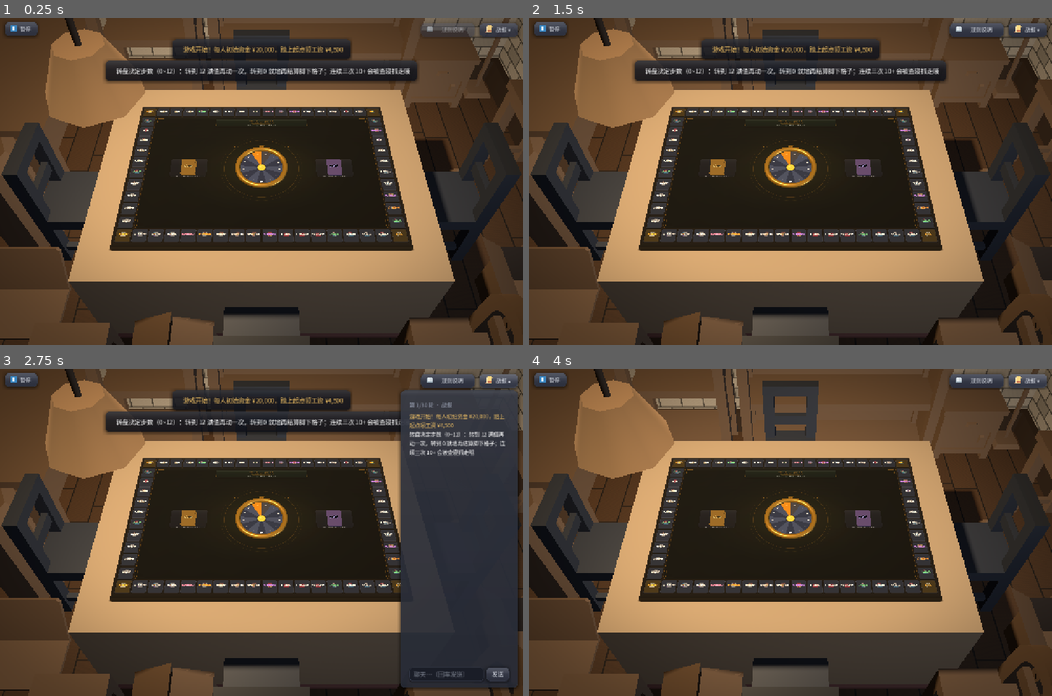
Above: before the commit, frames 1-4 (two rows, left to right).
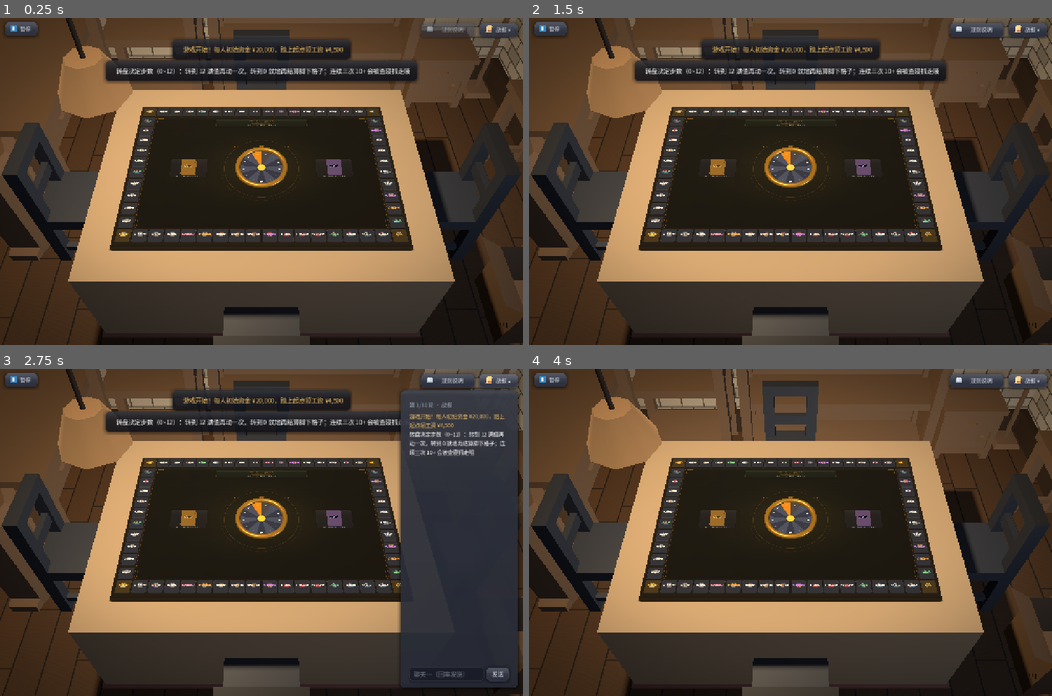
Above: after the commit, the same moments.

Repository: Lousync/dorm-monopoly
Game: Godot game, scene res://scenes/game.tscn
Same seed, same stepped clock (60 frames per second), same inputs: the game is played once before the commit and once after it. This scene is started directly instead of the project's main scene.
Inputs (mouse positions are in pixels of both pictures, inside the frame that each line leads up to):
- Up to frame 1 (0.25 s): no input
- Up to frame 2 (1.5 s): click "暂停" at 0.5 s; click "▶ 继续游戏" at 1.25 s
- Up to frame 3 (2.75 s): click "战报 ▾" at 2 s
- Up to frame 4 (4 s): click (973, 673) at 2.77 s; type "12" at 2.85 s; click "战报 ▴" at 3.5 s

The runs differ from the first frame. In frame 1, 7.3% of the frame differs, in the area x 0-100%, y 0-100%; in frame 2, 7.3%; in frame 3, 6.2%; in frame 4, 7.5%.
Error in both runs: Out of bounds get index '0' (on base: 'Array') (res://scripts/game.gd:2038)

Commit message:
3D 房间三期减负：家具 17 → 10 件（用户「桌子旁的 3D 物品太多了」）
用户 2026-10-06 第二条：「桌子旁的 3D 物品太多了，看起来有点挤，去掉一些物品」。
按协调者的读法减：**挤的是"桌子四周那一圈"**（左右两条侧带 + 近半侧），远墙那一排
（两座书柜 + 矮柜）是背景、一件没动；减的是**贴着桌子 / 椅子又互相挨着**的那几件。

**删 7 件**（都出图看过，默认档 + 拉远端两张）：
  ① chairRounded / ② chairModernCushion —— 桌右 / 桌左那两把**备用椅**，紧贴原本两把椅子，
     读成"两把椅子背靠背"，全场最挤的两处；
  ③ laptop / ④ lampRoundTable / ⑤ lampSquareTable —— 西带中段三件小件摊在地上（两台灯本来
     是桌面件），读作"一地杂物"；删完西带 z ∈ [1.0, 4.5] 整段空出来，桌左让出通道；
  ⑥ plantSmall1（**东侧那盆**）—— 挤在桌右椅子与边柜之间（离椅子 0.52）；
  ⑦ cardboardBoxClosed —— 近左角，离近侧那把椅子只有 0.27。

**留着的三件（点了名、判为不该删）**：cardboardBoxOpen（近东侧，近半侧删完只剩它一件，
删了就成一片空地板）/ books（在大书柜正前方，离游戏桌远边 1.6、不挨椅子，不在"那一圈"里）/
trashcan（塞在椅子与西墙之间，不在通道上）。

**删完剩 10 件**：远墙 bookcaseOpen / bookcaseClosedWide / cabinetBedDrawer；西墙 desk；
西带 trashcan / plantSmall1；东带 sideTable / lampRoundFloor / cardboardBoxOpen；中段 books。
两侧各 3 件，远墙 3 件 —— 仍读得出"有人住"。

**layout_test**：「>= 12 件」跟着下调到「>= 9」（= 实际件数 − 1），并在注释里写明
**它拦的是"摆位表被清空"，不是"删到 N 件"**；另把那条消息里写死的「17 件」改成不写死。

**本提交还捎带了工作区里协调者那两处未提交的吊灯改动**（`PENDANT_*` 整圈 ×0.75、
`set_view_t` + `_pendant_root` / `_pendant_t` 的 2D 端隐藏）—— 它们与本次改的是同一个文件，
一并入库，免得留一个半截的 room.gd。本轮我**没有**回退它们，也没碰 FURNITURE 表以外的逻辑。

load_all / layout_test 双双 PASS（443 ok），无 SCRIPT ERROR。

Diff:
--- a/scripts/room.gd
+++ b/scripts/room.gd
@@ -423,6 +423,32 @@
 ##   书架 `4.0 × 8.8 × 2.5` / 书桌 `7.34 × 3.84 × 3.92` / 收纳箱 `2.13 × 2.81 × 2.13`（宽 × 高 × 深）。
 ## 四条约束一条没丢：**位置由 `ROOM_W`/`ROOM_D` 推导**、**两两 AABB 不相交**、**都在木桌远边
 ## （z ≤ −3.48）之外**、**整体落在房间里**（含 y：站在 `FLOOR_Y` 上、高不过天花板）。
+# ---- v0.8.0 三期定稿后**减负**（用户 2026-10-06 第二条：「桌子旁的 3D 物品太多了，
+# 看起来有点挤，去掉一些物品」）----
+#
+# **从 17 件删到 10 件**（删 7）。删的原则（协调者给的读法，与本表逐条对得上）：
+#   * **挤的是"桌子四周那一圈"**（左右两条侧带 + 近半侧）—— 减的是**贴着桌子 / 椅子、
+#     又互相挨着**的那几件；
+#   * **远墙那一排（两座书柜 + 矮柜）不挤**，那是背景，一件没动；
+#   * 两侧各留 2~3 件，仍读得出"有人住"。
+#
+# 删掉的 7 件与各自的理由（**都出图看过**，默认档 + 拉远端两张）：
+#   ① `chairRounded` / ② `chairModernCushion` —— 桌右 / 桌左那两把**备用椅**：它们紧贴在
+#      原本那两把椅子的外侧，读成"两把椅子背靠背"，是全场最挤的两处（协调者也点了名）。
+#   ③ `laptop` / ④ `lampRoundTable` / ⑤ `lampSquareTable` —— 西带中段**三件小件摊在地上**，
+#      读作"一地杂物"（两台灯本来是桌面件，落在地上本就不伦不类）。删完西带中段
+#      `z ∈ [1.0, 4.5]` **整段空出来**，桌子左侧让出一条通道。
+#   ⑥ `plantSmall1`（**东侧那盆**）—— 它挤在桌右椅子与边柜之间（离椅子 0.52），
+#      与①②同一类；西侧那盆留着（它在西近角，不挨着任何东西，两盆的对称也不必要）。
+#   ⑦ `cardboardBoxClosed` —— 近左角，离**近侧那把椅子**只有 0.27 ⇒ 正是"贴着椅子"那一类。
+#
+# **没删的三件（协调者点了名、我判为不该删）**：
+#   * **`cardboardBoxOpen`**（东侧那口敞口箱）**留着**：它在近东侧、离桌右椅子 0.78，
+#     而且**近半侧删完之后就剩它一件**——删了就成一片空地板；
+#   * `books`（书堆）**留着**：它在**大书柜正前方的远半侧**，离游戏桌远边 1.6、不挨任何椅子，
+#     按"挤的是桌子四周那一圈"的口径**它不在那一圈里**，而且它给远墙那排补了"有人住"；
+#   * `trashcan`（垃圾桶）**留着**：它是西带唯一一件小件，且塞在**椅子与西墙之间**
+#     （不在人走的通道上）。
 const FURNITURE := [
 	# ---- 远墙一排（rot 0 = 正面朝 +z / 朝屋里；`az` 一律 = 远墙 + 进深 + 0.15）----
 	# 敞口书架：最靠左的一件。它左边那条 `x ∈ [西墙, −6.93]` 归西墙的书桌（那张桌沿 z 轴铺
@@ -440,15 +466,10 @@
 	# 转 90° 后它沿 z 从 −9 铺到 −1.66（离远墙 0.15），x 只占 3.92 ⇒ 与游戏桌净空 2.08。
 	["desk.glb",               Vector3(-ROOM_W * 0.5 + 3.95, FLOOR_Y, -ROOM_D * 0.5 + 7.39), 90.0],
 
-	# ---- 西侧带（书桌以南）：一路摆到近角，人从桌子左后侧绕过去 ----
-	# 垃圾桶：紧挨游戏桌左后的椅子（slot3，x ∈ [−7, −5]）外沿，净空 0.16。
+	# ---- 西侧带（书桌以南）：只剩垃圾桶 + 一盆绿植，中段空出一条通道 ----
+	# 垃圾桶：塞在游戏桌左后那把椅子（slot3，x ∈ [−7, −5]）与西墙之间，净空 0.16 —— 不在通道上。
 	["trashcan.glb",           Vector3(-ROOM_W * 0.5 + 2.8, FLOOR_Y, -ROOM_D * 0.5 + 8.80), 0.0],
-	# 摊在地上的笔记本电脑（地板上，不是桌上 —— 见"不许叠放"那节）。
-	["laptop.glb",             Vector3(-ROOM_W * 0.5 + 2.0, FLOOR_Y, -ROOM_D * 0.5 + 12.80), 0.0],
-	# 台灯（圆）落在地上当"备用灯"：贴着西墙，与垃圾桶净空 0.10。
-	["lampRoundTable.glb",     Vector3(-ROOM_W * 0.5 + 0.3, FLOOR_Y, -ROOM_D * 0.5 + 10.60), 0.0],
-	# 台灯（方）+ 盆栽：西近角一组，给左下方一点东西可看。
-	["lampSquareTable.glb",    Vector3(-ROOM_W * 0.5 + 0.6, FLOOR_Y, -ROOM_D * 0.5 + 13.20), 0.0],
+	# 盆栽：西近角，**四周都空**（离最近的笔记本 / 台灯那三件已经删掉）⇒ 留着不挤压。
 	["plantSmall1.glb",        Vector3(-ROOM_W * 0.5 + 1.0, FLOOR_Y, -ROOM_D * 0.5 + 14.00), 0.0],
 
 	# ---- 东墙：矮边柜（rot 270 = 正面朝 −x）+ 落地灯 ----
@@ -456,22 +477,15 @@
 	["sideTable.glb",          Vector3(ROOM_W * 0.5 - 2.2, FLOOR_Y, -ROOM_D * 0.5 + 5.10), 270.0],
 	# 落地灯：东北角，与矮柜净空 0.28。它是画面右上角唯一的竖向元素（高 8.6）。
 	["lampRoundFloor.glb",     Vector3(ROOM_W * 0.5 - 1.6, FLOOR_Y, -ROOM_D * 0.5 + 1.58), 0.0],
-	# 盆栽：东侧中部，给"矮柜—箱子"之间补一件。
-	["plantSmall1.glb",        Vector3(ROOM_W * 0.5 - 3.8, FLOOR_Y, -ROOM_D * 0.5 + 7.00), 0.0],
-
-	# ---- 近半侧（只在 `Ctrl`+滚轮拉远端那一档入画）：箱子 / 备用椅子 ----
-	# 敞口收纳箱：东侧中部，与边柜净空 0.43。
+
+	# ---- 近半侧（只在 `Ctrl`+滚轮拉远端那一档入画）----
+	# 敞口收纳箱：近东侧，与边柜净空 0.43，离桌右椅子 0.7 以上 —— 近半侧**只剩这一件**。
 	["cardboardBoxOpen.glb",   Vector3(ROOM_W * 0.5 - 3.8, FLOOR_Y, -ROOM_D * 0.5 + 12.90), 0.0],
-	# 圆背椅（rot 270 = 朝 −x）：桌右椅子外侧的一把备用椅。
-	["chairRounded.glb",       Vector3(-ROOM_W * 0.5 + 15.0, FLOOR_Y, -ROOM_D * 0.5 + 13.00), 270.0],
-	# 软垫椅（rot 180 = 朝 −z / 面朝桌子）：桌左椅子外侧的备用椅。
-	["chairModernCushion.glb", Vector3(-ROOM_W * 0.5 + 7.0, FLOOR_Y, -ROOM_D * 0.5 + 13.20), 180.0],
 
 	# ---- 中段散件（远半侧的空隙：桌子背后那一条）----
-	# 书堆：大书柜正前方地上（与柜净空 0.21），补远墙一排的"生活感"。
+	# 书堆：大书柜正前方地上（与柜净空 0.21），离游戏桌远边 1.6、**不挨任何椅子** ⇒ 按
+	# "挤的是桌子四周那一圈"的口径它不在那一圈里，留着给远墙那排补"有人住"。
 	["books.glb",              Vector3(-ROOM_W * 0.5 + 14.0, FLOOR_Y, -ROOM_D * 0.5 + 3.80), 0.0],
-	# 封口纸箱：近左角（桌左椅子外侧），与近侧那把椅子净空 0.27。
-	["cardboardBoxClosed.glb", Vector3(-ROOM_W * 0.5 + 7.6, FLOOR_Y, -ROOM_D * 0.5 + 15.20), 0.0],
 ]
 
 ## 摆出来的家具落点（世界坐标，与 `FURNITURE` 逐条同序）。
@@ -698,16 +712,19 @@
 # —— 与项目既有的那条纪律一致（"能用程序化手段画出来的就别加素材"，转盘 / 房子贴图 / 卡面
 # 都是这么做的），而且**零新增素材**。
 #
-# **尺寸**（协调者给的目标：罩宽 2.5~3.5 世界）：
-const PENDANT_SHADE_R := 1.25        # 罩**口**半径 ⇒ 宽 2.50 世界 = 0.50 m（一盏普通吊灯罩）
-const PENDANT_SHADE_TOP_R := 0.60    # 罩**顶**半径（收口；顶封住，从相机这一侧看过去是个盖）
-const PENDANT_SHADE_H := 1.40        # 罩高 —— **比宽小得多**（宽:高 = 1.79:1），
-                                     # 这一条是改版的要害：上一版罩高 2.77（比它还宽），读成一根柱子
-const PENDANT_ROD_R := 0.085         # 吊杆半径（细杆；它要一路顶到天花板 = 12 个单位长）
+# **尺寸**（用户 2026-10-06 复核：「灯再缩小点」）：整圈按 **×0.75** 收了一档 ——
+# 罩宽 2.50 → **1.88 世界**（≈0.38 m）、高 1.40 → **1.05**（宽:高 1.79:1 不变）。
+# 上一版 2.50 是协调者按"一盏普通吊灯罩 0.5 m"给的；用户看图后仍嫌大 ⇒ 收到 0.38 m
+#（偏小一号的罩），**比例不动的只是整体尺寸**。
+const PENDANT_SHADE_R := 0.94        # 罩**口**半径 ⇒ 宽 1.88 世界
+const PENDANT_SHADE_TOP_R := 0.45    # 罩**顶**半径（收口；顶封住，从相机这一侧看过去是个盖）
+const PENDANT_SHADE_H := 1.05        # 罩高 —— **比宽小得多**（宽:高 = 1.79:1），
+                                     # 这一条是上一版的要害：罩高 2.77（比它还宽）时读成一根柱子
+const PENDANT_ROD_R := 0.064         # 吊杆半径（细杆；它要一路顶到天花板 = 12 个单位长）
 const PENDANT_SEG := 8               # 段数：与 Kenney 那批的低模调子同一档（8 段 = 八棱圆台）
 ## 天花板底座（贴着 `ROOM_CEIL_Y` 的那块小圆盘）的半径 / 厚。
-const PENDANT_PLATE_R := 0.42
-const PENDANT_PLATE_H := 0.30
+const PENDANT_PLATE_R := 0.32
+const PENDANT_PLATE_H := 0.24
 ## 灯罩**口**（最下面那一圈）挂的世界高度。这是唯一的自由量：罩顶 = 它 + `PENDANT_SHADE_H`、
 ## 吊杆从罩顶拉到天花板。取 **3.0** 是**画布判据**定的：`layout_test` 有一条
 ## 「吊灯罩在屏幕上不遮住桌垫」（把罩子上下两圈口沿投影成凸包，与桌垫四边形求交）。
@@ -717,10 +734,50 @@
 ## 露出来的那截吊杆的下限了），所以 3.0 是这条画布判据与构图之间的平衡点。
 const PENDANT_SHADE_BOTTOM := 3.0
 
+## ---------------- 吊灯随取景隐藏（用户 2026-10-06：「2D 视角隐藏灯」） ----------------
+##
+## **为什么非隐不可**：近正俯视下，"挂在桌左上方的灯"**必然投影到桌面**上 ——
+## 而灯的平面位置（`LAMP_LIGHT_POS` 的 x,z，被"光源不许在桌垫窗口内"那条断言钉着）
+## 与**左边那块桌面立牌**落在同一小段木纹带上 ⇒ 实测 2D 端那块立牌被罩遮掉约三分之二。
+## 这是上一轮判图后如实登记的遗留（见 `设计决策留痕.md` §十八 ⑥），本条就是它的解。
+##
+## **为什么是"2D 端隐"而不是"把灯挪开"**：灯的位置是**光的位置**（挪了就是"光与灯分家"），
+## 而立牌的位置是**座位那一侧**（挪了就不在座位正前方）。两者都不该让 ⇒ 让"看得见的那盏灯"
+## 在**只看棋盘的那一档**退场。3D 端（看屋子 / 看人那两档）它照旧在。
+##
+## 两档阈值与角色层当年那套同形（`FADE_SOLID_T` / `FADE_GONE_T`）：中间线性淡出，
+## 免得在推移过程中"啪"地一跳。
+const PENDANT_SOLID_T := 0.35        # `view_t` 小于它 = 全亮
+const PENDANT_GONE_T := 0.62         # 大于它 = 全隐（2D 端 `view_t = 1` 落在这一档）
+
+## 吊灯那棵子树（`set_view_t` 要按取景切它）。
+var _pendant_root: Node3D
+## 上一帧的取景量（早退用）。
+var _pendant_t := -1.0
+
+## 随取景淡出 / 隐掉吊灯（见 `PENDANT_SOLID_T` 那段）。由 `table_3d._apply_camera()` 推过来
+##（与 `table_props.set_view_t` 同一处、同一份量）。
+##
+## **走 `GeometryInstance3D.transparency`（逐实例），不碰材质**：吊杆 / 底座用的是 `_furn_mat`
+## —— **与其余 17 件家具同一份材质**，改材质会把它们一起弄花。
+func set_view_t(t: float) -> void:
+	if _pendant_root == null or not is_instance_valid(_pendant_root):
+		return
+	var nt := clampf(t, 0.0, 1.0)
+	if is_equal_approx(nt, _pendant_t):
+		return
+	_pendant_t = nt
+	var a := clampf((PENDANT_GONE_T - nt) / (PENDANT_GONE_T - PENDANT_SOLID_T), 0.0, 1.0)
+	_pendant_root.visible = a > 0.001
+	var tr := 1.0 - a
+	for n in _pendant_root.find_children("*", "GeometryInstance3D", true, false):
+		(n as GeometryInstance3D).transparency = tr
+
 func _build_pendant() -> void:
 	var root := Node3D.new()
 	root.name = "Pendant"
 	add_child(root)
+	_pendant_root = root
 	# **不叫 `Lamp`**：`layout_test` 有一条反向契约查 `t3.get_node_or_null("Lamp") == null`
 	#（批次 12 A1 删台灯实物时留下的：树里不许再有那盏**台灯**）。那一条查的是**容器的直接
 	# 子节点**、挂在这里本来也不会撞；改叫 `Pendant` 是为了**读代码的人一眼分得清**
--- a/tests/layout_test.gd
+++ b/tests/layout_test.gd
@@ -321,8 +321,14 @@
 		#
 		# **保留**：两两不相交（17 件之后它比从前更值钱）、整体落在房间里、站在地板上、
 		# `FURNITURE_ANCHORS` 与摆出来的逐条对得上、一律不投影（在上一节）。
+		# **计数下限（v0.8.0 三期减负后：17 → 10 件，下限跟着 12 → 9）**：
+		# 它**拦的是"摆位表被清空 / 被误删一大片"**，不是"删到 N 件" —— 用户 2026-10-06 第二条
+		# 明确要求**去掉一批**（"桌子旁太挤"），下限若还钉在 12 就把那条设计变更判成违规。
+		# 取"实际件数 − 1"（今天 10 件 ⇒ 9）：**再多删一件就红**，逼下一个人回来重议一次，
+		# 而不是悄悄把屋子删空。**别把它读成"至少要摆 9 件"那种许愿值。**
 		var furn: Node = room.get_node_or_null("Furniture")
-		_check(furn != null and furn.get_child_count() >= 12, "房间里至少摆了 12 件家具（三期铺满之后）")
+		_check(furn != null and furn.get_child_count() >= 9,
+			"房间里至少摆了 9 件家具（下限 = 实际件数 − 1；拦「摆位表被清空」，不是拦「删到 N 件」）")
 		if furn == null:
 			_check(false, "Furniture 节点缺了，家具那几条断言整段跳过")
 		else:
@@ -400,9 +406,9 @@
 						on_top += 1
 						on_top_log += "%s×%s " % [nm, sl[0]]
 			_check(on_top == 0,
-				"家具不压在桌子 / 椅子上（压上的 %d 处：%s —— 三期的 17 件铺满三面墙 + 两侧带；"
+				"家具不压在桌子 / 椅子上（压上的 %d 处：%s —— 三期「铺满三面墙 + 两侧带」之后"
 					% [on_top, on_top_log]
-					+ "这条比当年那条「远边之外」更严：它量的是**体**，不是站位点）")
+					+ "**又减负删过一批**，这条比当年那条「远边之外」更严：它量的是**体**，不是站位点）")
 
 		# ---- 一期 Task 5 Step 0：地板落到真实桌高（2026-10-05 用户拍板）----
 		# 地板原先在**桌面那一层**（y = −0.02）⇒ 桌子读作"平铺在地板上的一块板"，按人体比例
